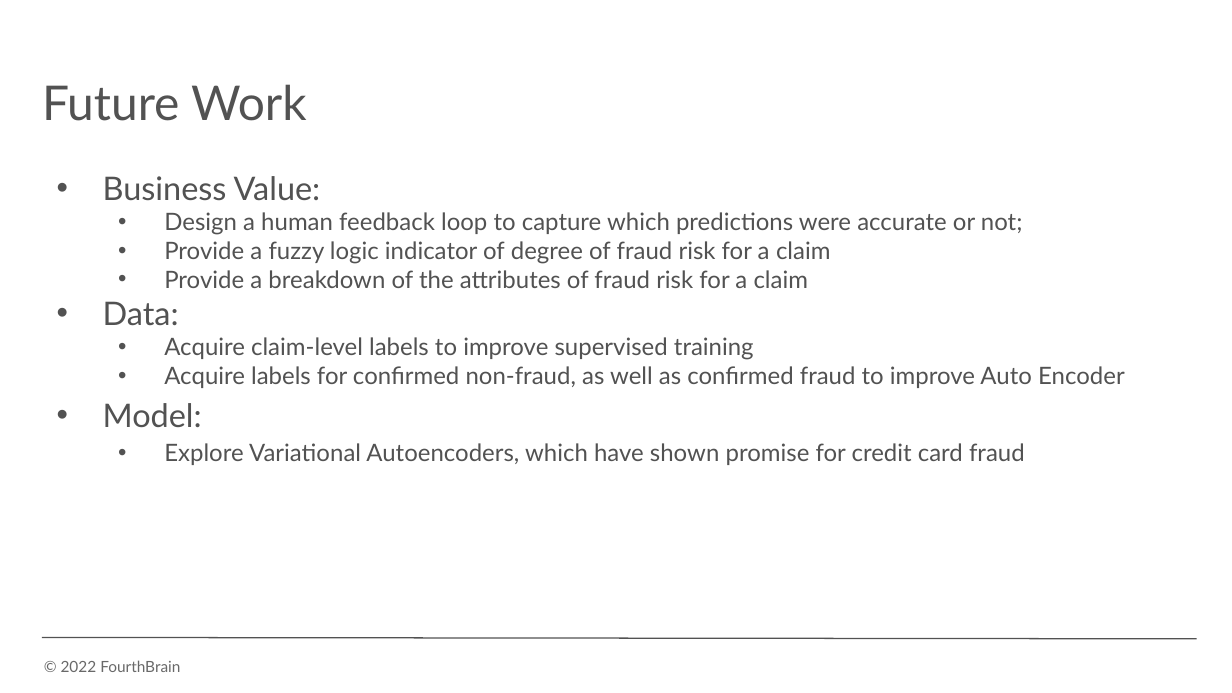
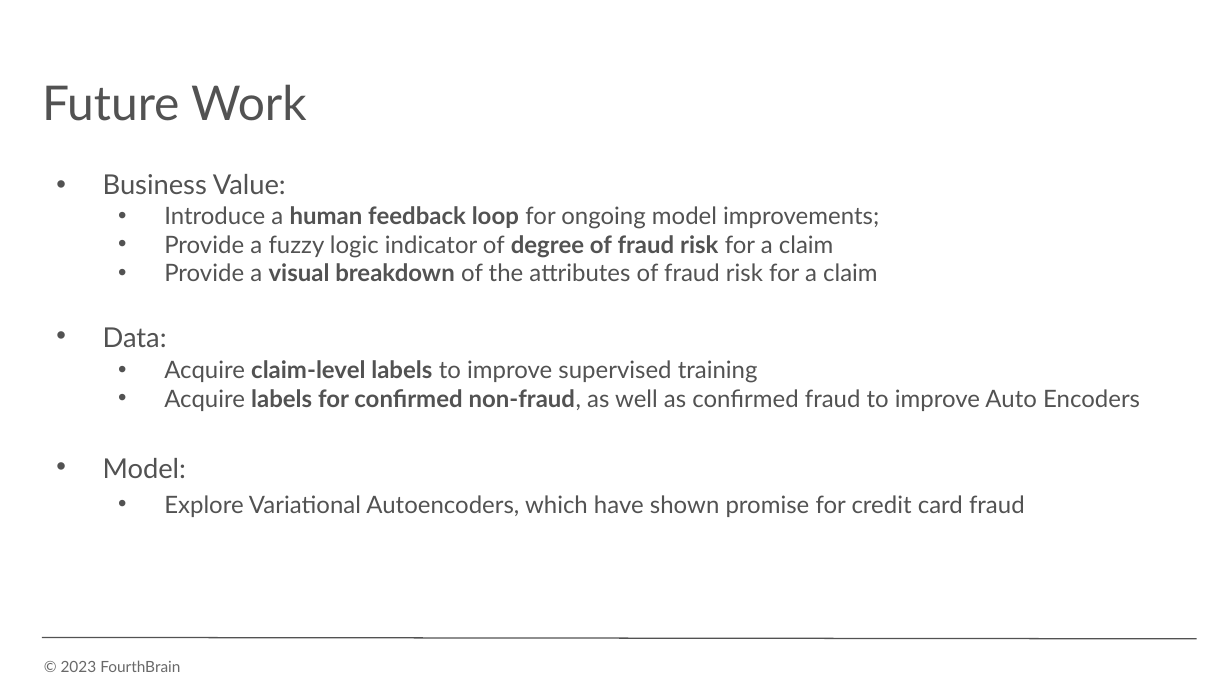
Before and after one commit to monika0603/MLE10-Capstone-Project, a slide deck: slide 19 of docs/presentation/CapstonePreso_HealthcareAnomaly.pptx (slide 24 before the commit). Drawn at 1232x693 pixels with LibreOffice and Linux fonts; fonts in the diff are those of the drawing; background and template pictures are left out. Boxes give left, top, right and bottom in pixels: in the first picture for what was removed or moved away, otherwise in the second. Text is boxed around its words. In the diff, an @@ line names an element or a change of style, - is before the commit and + after.

Commit message:
edits:  to supervised notebook, and preso in prep for demo day

```diff
--- a/docs/presentation/CapstonePreso_HealthcareAnomaly.pptx
+++ b/docs/presentation/CapstonePreso_HealthcareAnomaly.pptx
@@ text at <box>103,174,1025,517</box>: size 19 to 16 pt in "Business Value:", "Data:", "Model:"; bold on in "degree of fraud risk", "claim-level labels"; more space between paragraphs @@
@@ text at <box>164,206,879,229</box>: text changed @@
-  • Design a human feedback loop to capture which predictions were accurate or not;
+  • Introduce a human feedback loop for ongoing model improvements;
@@ text at <box>164,263,877,281</box>: text changed @@
-  • Provide a breakdown of the attributes of fraud risk for a claim
+  • Provide a visual breakdown of the attributes of fraud risk for a claim
@@ text at <box>164,389,1140,411</box>: text changed @@
-  • Acquire labels for confirmed non-fraud, as well as confirmed fraud to improve Auto Encoder
+  • Acquire labels for confirmed non-fraud, as well as confirmed fraud to improve Auto Encoders
@@ text at <box>61,660,180,672</box>: text changed @@
-© 2022 FourthBrain
+© 2023 FourthBrain
```
Also in this commit, not shown: 25 other slides changed, 8 slides added, 5 slides removed, 7 other files.
